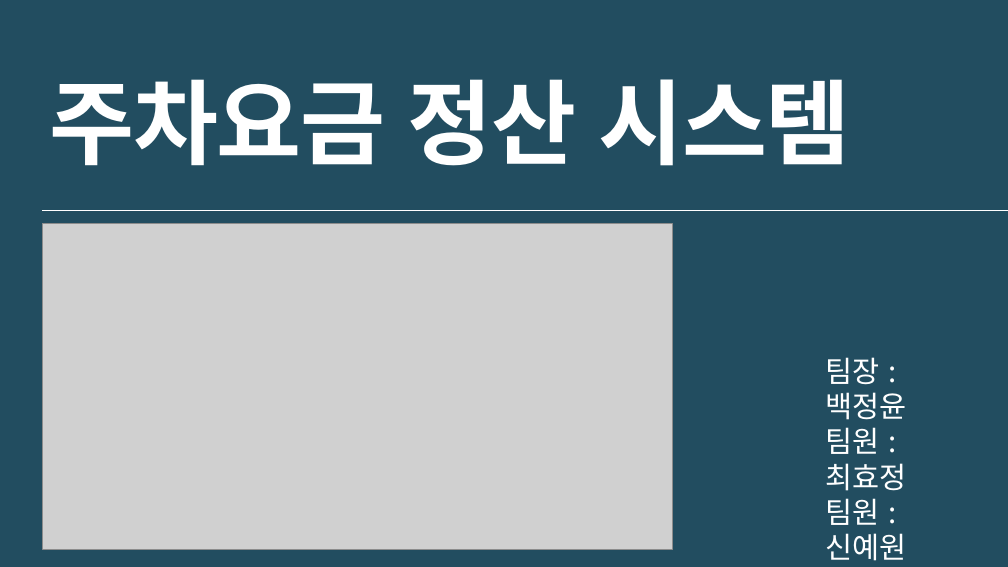
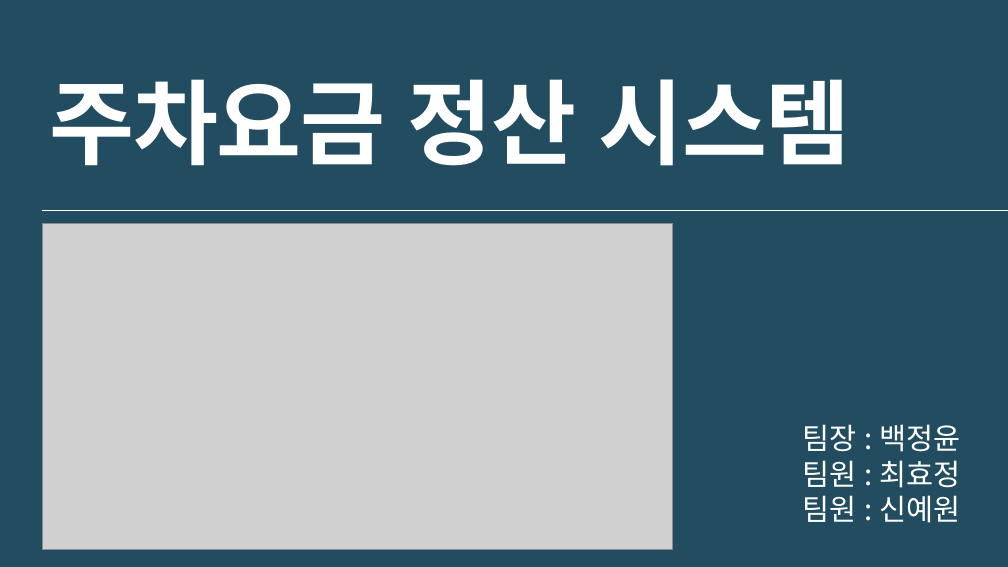
Before and after one commit to JeongYoonBaek/A11_BCS, a slide deck: slide 1 of 최종PPT/(C언어)A11_4조_BCS 최종발표.pptx. Drawn at 1008x567 pixels with LibreOffice and Linux fonts; fonts in the diff are those of the drawing; grey boxes stand for pictures. Boxes give left, top, right and bottom in pixels: in the first picture for what was removed or moved away, otherwise in the second. Text is boxed around its words. In the diff, an @@ line names an element or a change of style, - is before the commit and + after.

```diff
--- a/최종PPT/(C언어)A11_4조_BCS 최종발표.pptx
+++ b/최종PPT/(C언어)A11_4조_BCS 최종발표.pptx
@@ text "팀장 : 백정윤" rewrapped from [826, 357, 907, 561] to [802, 424, 960, 523] @@
```
Also in this commit, not shown: 13 other slides changed.
